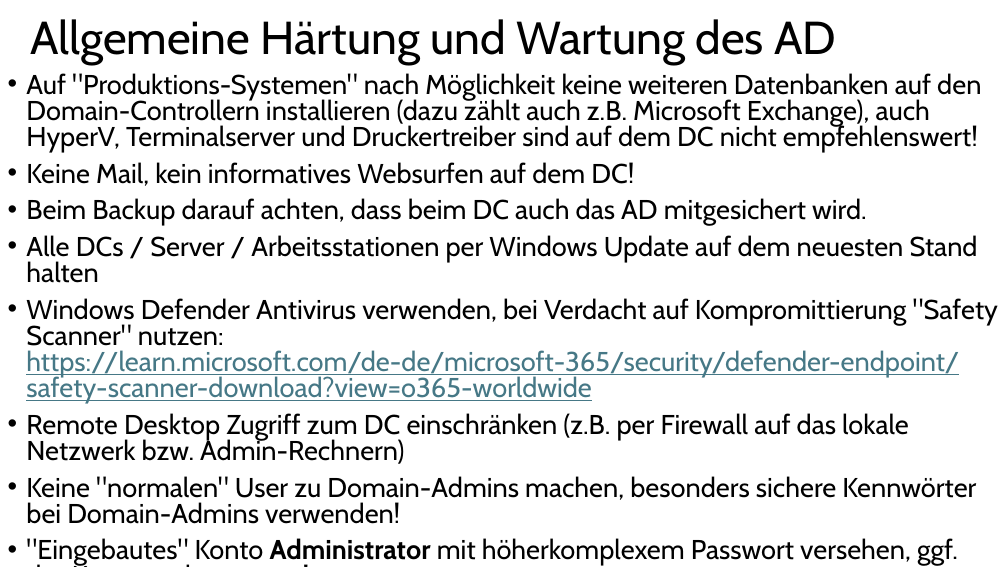
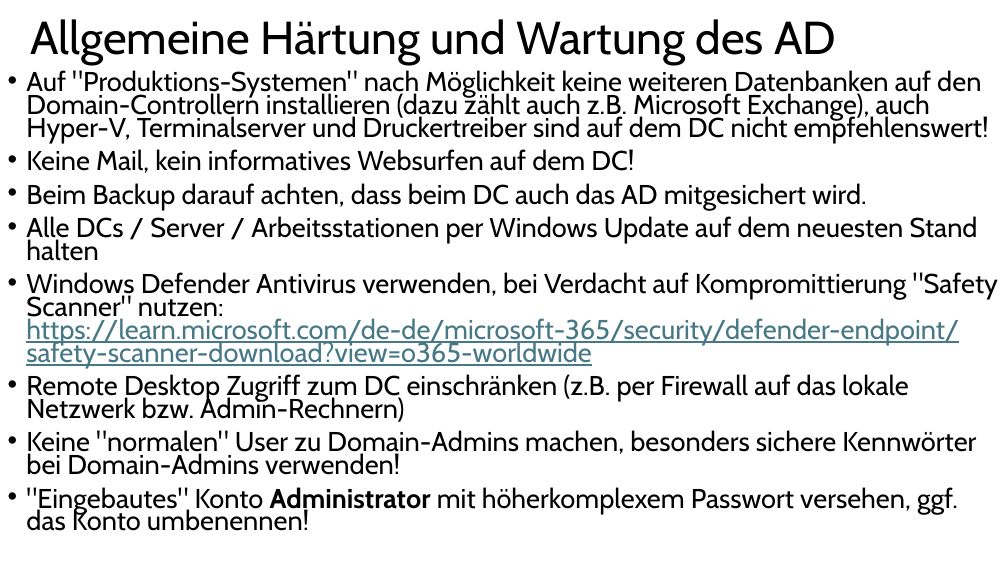
Before and after one commit to MickyRoth/Presentations, a slide deck: slide 24 of Active Directory.pptx. Drawn at 1008x567 pixels with LibreOffice and Linux fonts; fonts in the diff are those of the drawing. Boxes give left, top, right and bottom in pixels: in the first picture for what was removed or moved away, otherwise in the second. Text is boxed around its words. In the diff, an @@ line names an element or a change of style, - is before the commit and + after.

```diff
--- a/Active Directory.pptx
+++ b/Active Directory.pptx
@@ text at box(26, 70, 989, 143): text changed @@
-• Auf "Produktions-Systemen" nach Möglichkeit keine weiteren Datenbanken auf den Domain-Controllern installieren (dazu zählt auch z.B. Microsoft Exchange), auch HyperV, Terminalserver und Druckertreiber sind auf dem DC nicht empfehlenswert!
+• Auf "Produktions-Systemen" nach Möglichkeit keine weiteren Datenbanken auf den Domain-Controllern installieren (dazu zählt auch z.B. Microsoft Exchange), auch Hyper-V, Terminalserver und Druckertreiber sind auf dem DC nicht empfehlenswert!
@@ text at box(26, 149, 998, 531): line spacing 0.8 to 0.7 @@
```
Also in this commit, not shown: 2 other slides changed, 1 other file.
